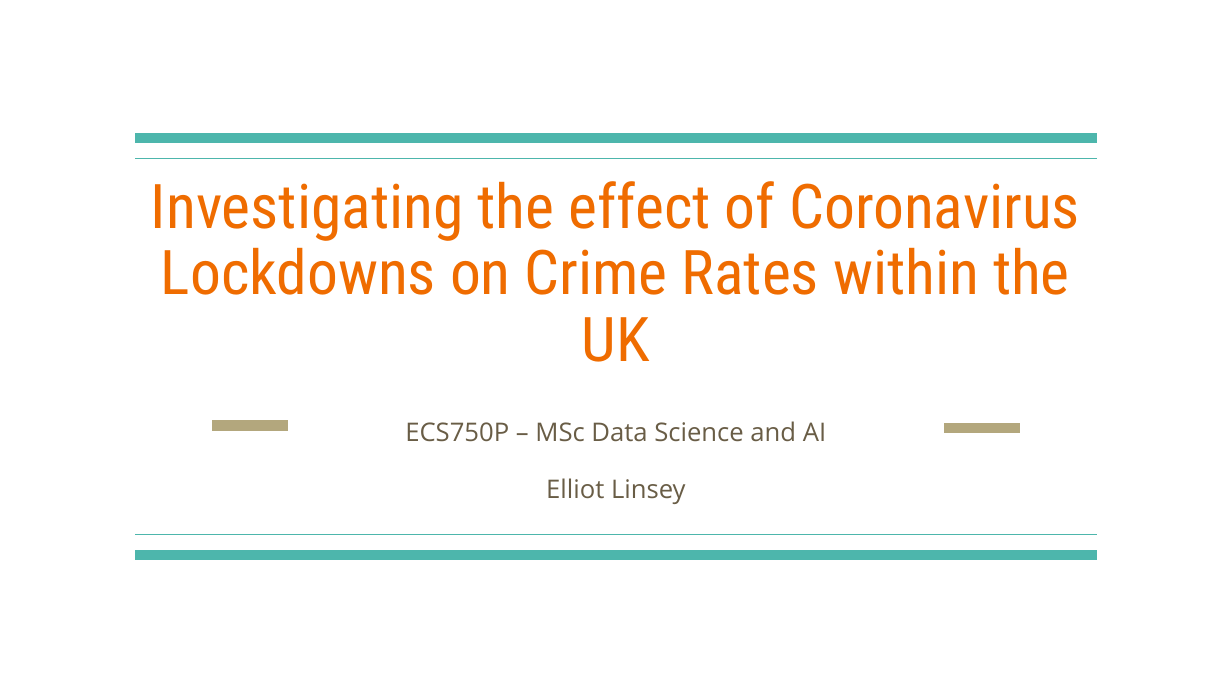
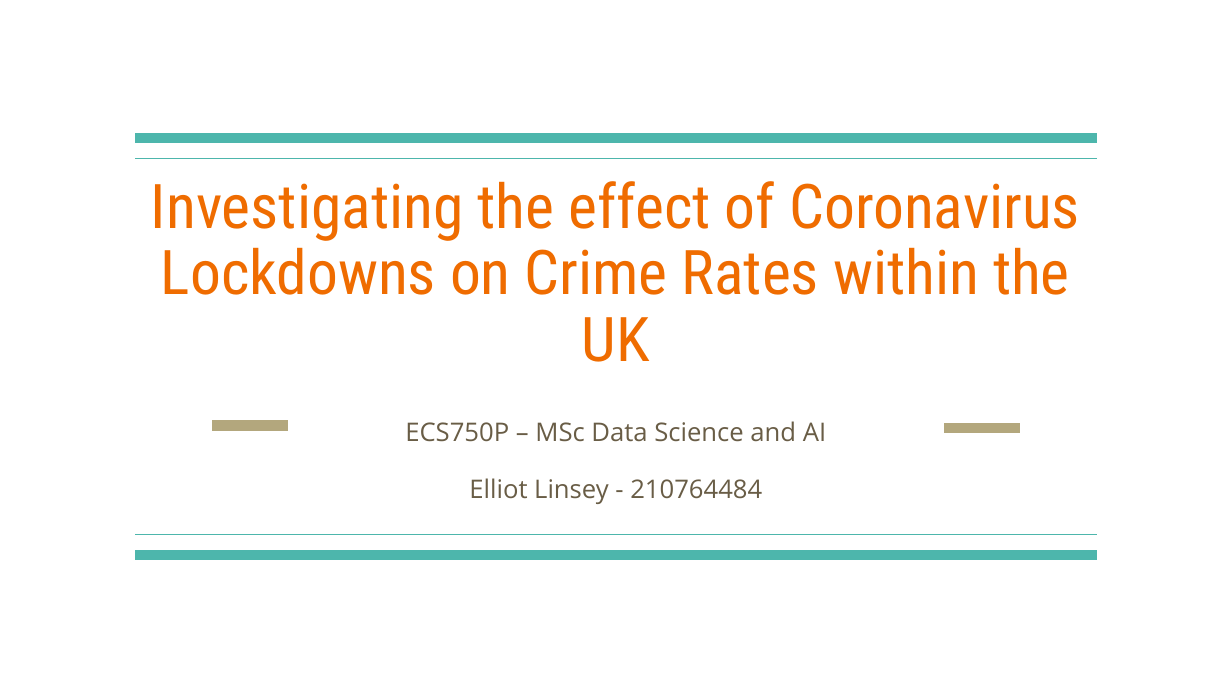
Before and after one commit to elliot-linsey/QMUL, a slide deck: slide 1 of EOY Project/Presentation.pptx. Drawn at 1232x693 pixels with LibreOffice and Linux fonts; fonts in the diff are those of the drawing. Boxes give left, top, right and bottom in pixels: in the first picture for what was removed or moved away, otherwise in the second. Text is boxed around its words. In the diff, an @@ line names an element or a change of style, - is before the commit and + after.

Commit message:
eoy

```diff
--- a/EOY Project/Presentation.pptx
+++ b/EOY Project/Presentation.pptx
@@ subtitle at (469,478,762,504): text changed @@
-Elliot Linsey
+Elliot Linsey - 210764484
```
Also in this commit, not shown: 1 other slide changed, 8 slides added, 1 slide removed.
